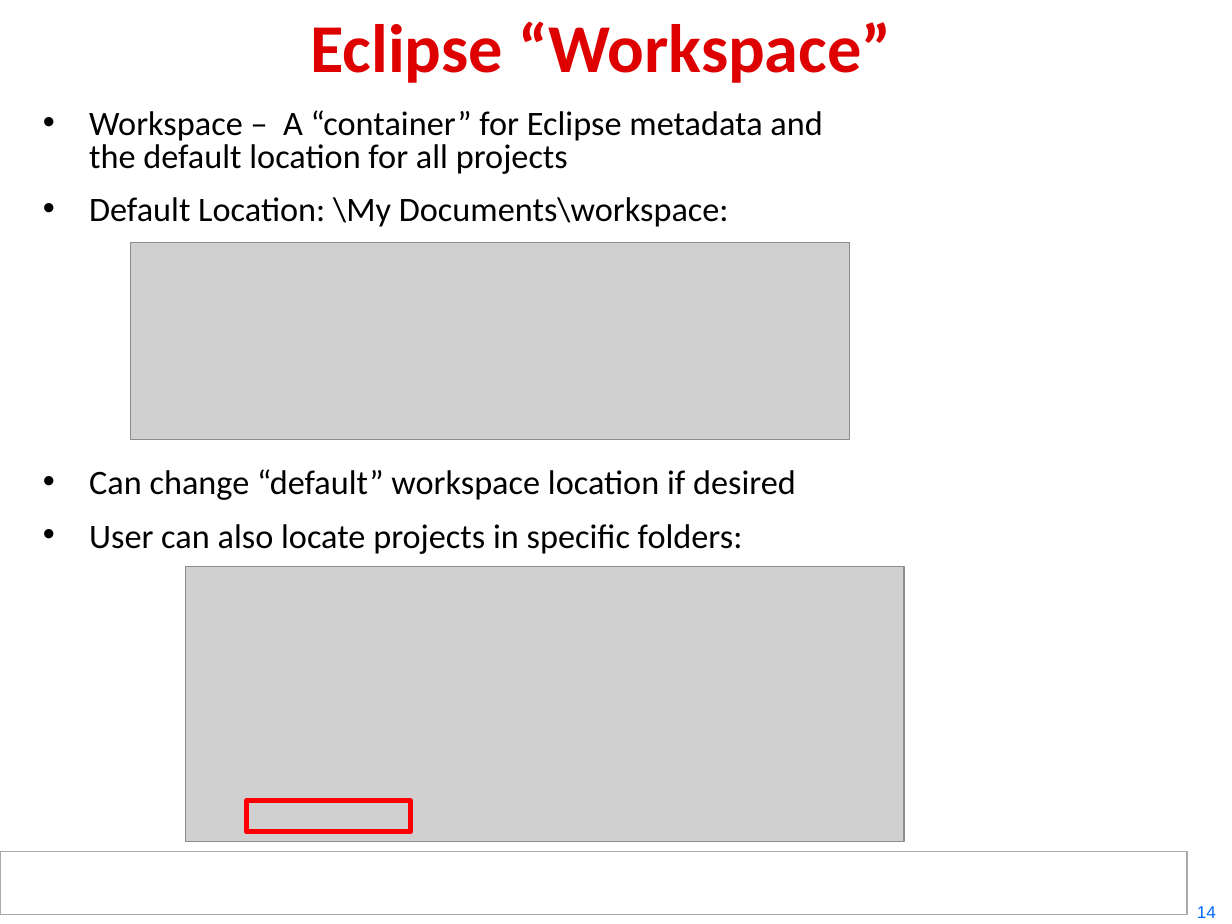
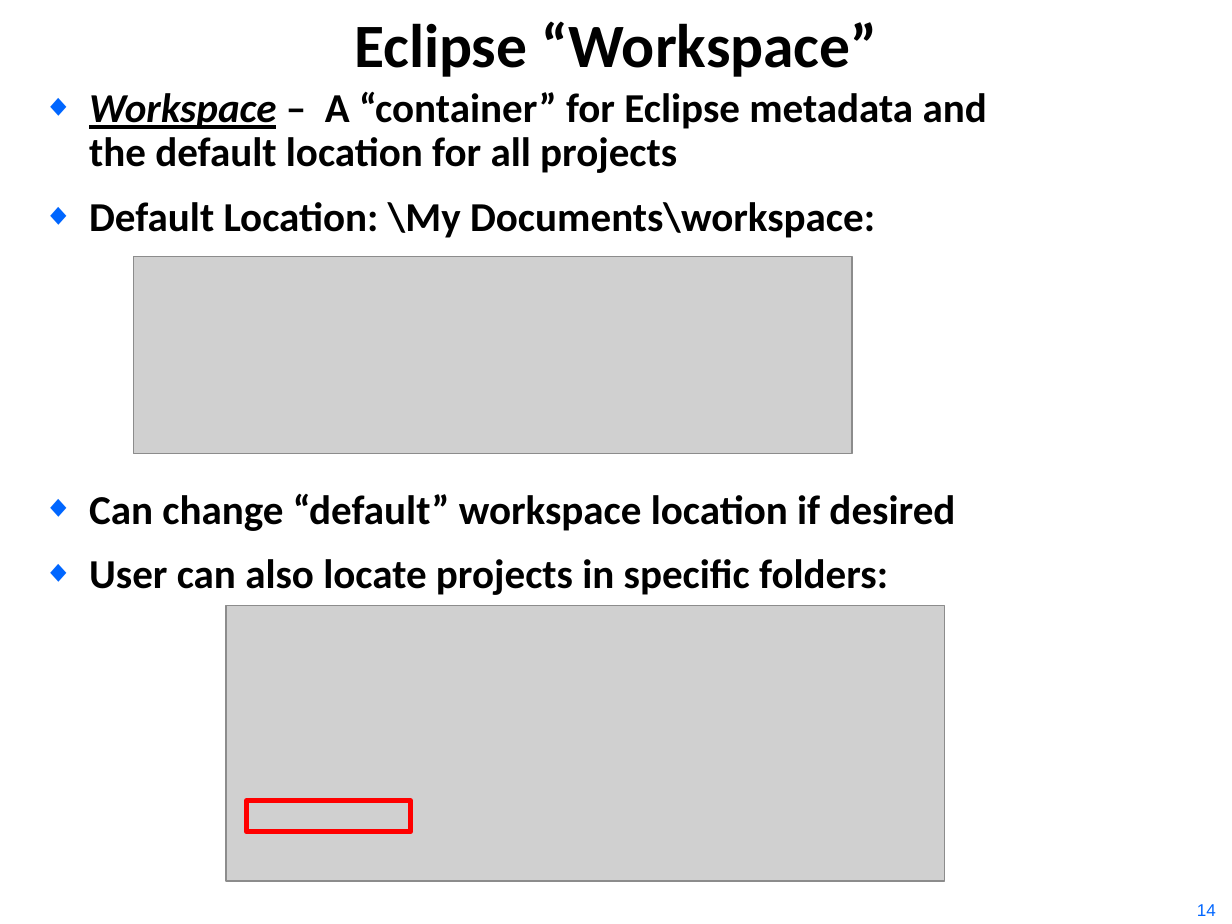
Before and after one commit to hari1989/keystone-workshop, a slide deck: slide 14 of slides/Intro to CCSv5.pptx. Drawn at 1232x924 pixels with LibreOffice and Linux fonts; fonts in the diff are those of the drawing; grey boxes stand for pictures; background and template pictures are left out. Boxes give left, top, right and bottom in pixels: in the first picture for what was removed or moved away, otherwise in the second. Text is boxed around its words. In the diff, an @@ line names an element or a change of style, - is before the commit and + after.

```diff
--- a/slides/Intro to CCSv5.pptx
+++ b/slides/Intro to CCSv5.pptx
@@ title "Eclipse “Workspace”": place and size @@
-title "Eclipse “Workspace”" at (310,21,891,83)
+title "Eclipse “Workspace”" at (354,21,877,77)
@@ title "Eclipse “Workspace”" at (354,21,877,77): size 40 to 36 pt, text colour #DE0000 to #000000; line spacing 0.85 to 1; vertical alignment middle to top @@
@@ text "Workspace – A “container” for ...": place and size @@
-text "Workspace – A “container” for ..." at (89,110,822,227)
+text "Workspace – A “container” for ..." at (89,92,987,238)
@@ text "Workspace – A “container” for ..." at (89,92,987,238): size 20 to 24 pt, bold on; italic on, underline on in "Workspace"; bullet • to ◆; line spacing 0.8 to 0.9 @@
@@ picture: place and size @@
-picture at (131,243,849,440)
+picture at (133,256,851,453)
@@ text "Can change “default” workspace location ...": place and size @@
-text "Can change “default” workspace location ..." at (89,469,796,554)
+text "Can change “default” workspace location ..." at (89,494,955,595)
@@ text "Can change “default” workspace location ..." at (89,494,955,595): size 20 to 24 pt, bold on; bullet • to ◆; line spacing 0.8 to 0.9 @@
@@ picture: place and size @@
-picture at (186,567,904,843)
+picture at (225,606,944,882)
@@ rectangle removed at (0,851,1188,914) @@
@@ rectangle removed at (6,853,1184,914) @@
@@ rectangle added at (31,866,1201,918), fill #FFFFFF @@
@@ text "14" at (1197,904,1216,916): line spacing 1 to 0.8; more space between paragraphs @@
```
Also in this commit, not shown: 18 other slides changed, 4 slides added, 4 slides removed, 2 other files.
